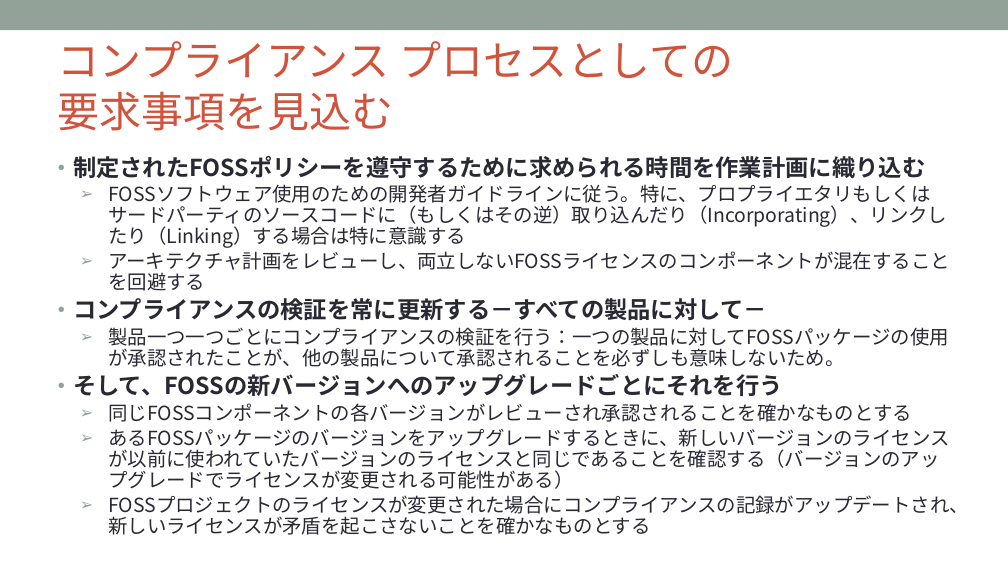
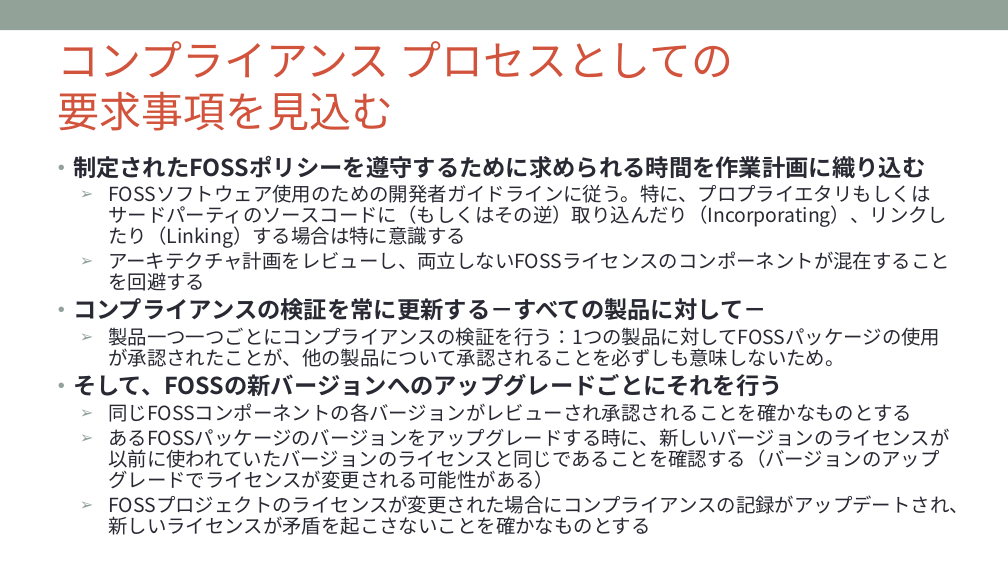
Before and after one commit to OpenChain-Project/Curriculum-Translation-JP, a slide deck: slide 82 of RELEASE/openchain-curriculum-for-1-1_JP.pptx. Drawn at 1008x567 pixels with LibreOffice and Linux fonts; fonts in the diff are those of the drawing; background and template pictures are left out. Boxes give left, top, right and bottom in pixels: in the first picture for what was removed or moved away, otherwise in the second. Text is boxed around its words. In the diff, an @@ line names an element or a change of style, - is before the commit and + after.

```diff
--- a/RELEASE/openchain-curriculum-for-1-1_JP.pptx
+++ b/RELEASE/openchain-curriculum-for-1-1_JP.pptx
@@ text at <box>108,327,940,367</box>: text changed @@
-  ➢ 製品一つ一つごとにコンプライアンスの検証を行う：一つの製品に対してFOSSパッケージの使用が承認されたことが、他の製品について承認されることを必ずしも意味しないため。
+  ➢ 製品一つ一つごとにコンプライアンスの検証を行う：1つの製品に対してFOSSパッケージの使用が承認されたことが、他の製品について承認されることを必ずしも意味しないため。
@@ text at <box>108,428,949,489</box>: text changed @@
-  ➢ あるFOSSパッケージのバージョンをアップグレードするときに、新しいバージョンのライセンスが以前に使われていたバージョンのライセンスと同じであることを確認する（バージョンのアップグレードでライセンスが変更される可能性がある）
+  ➢ あるFOSSパッケージのバージョンをアップグレードする時に、新しいバージョンのライセンスが以前に使われていたバージョンのライセンスと同じであることを確認する（バージョンのアップグレードでライセンスが変更される可能性がある）
```
Also in this commit, not shown: 12 other slides changed.
